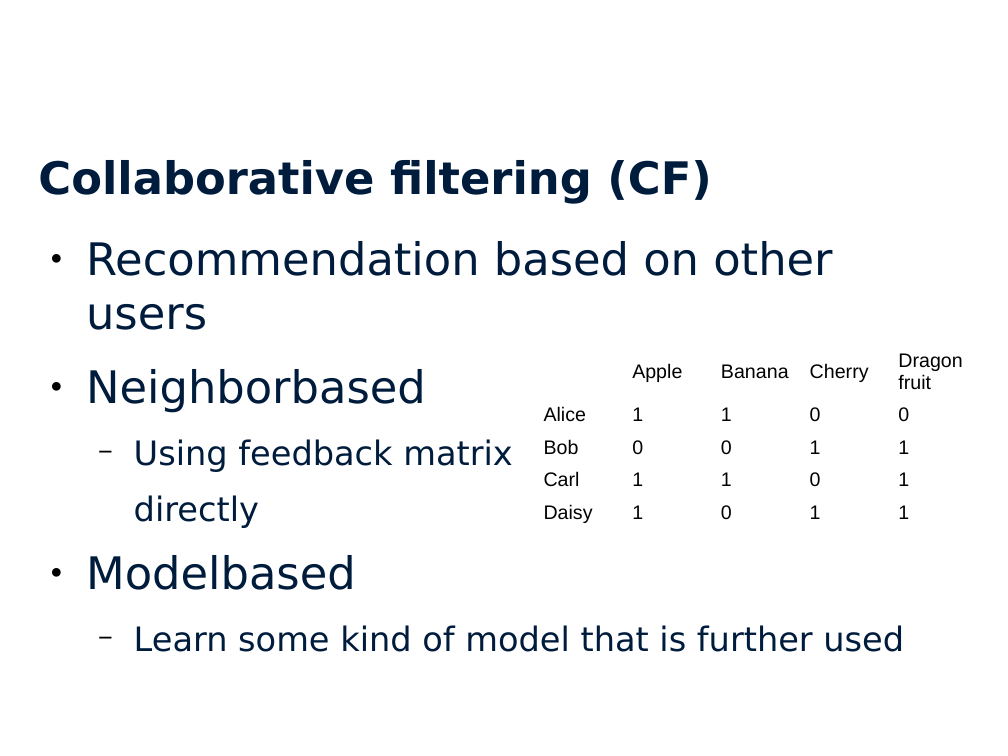
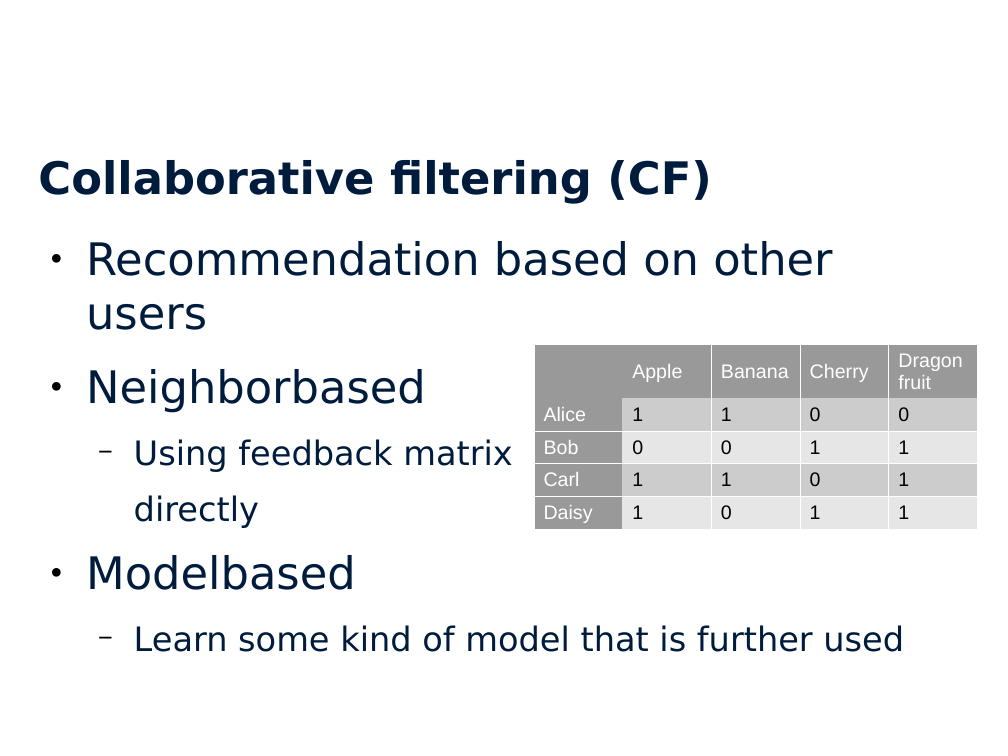
Before and after one commit to stedeck/MasterThesis, a slide deck: slide 14 of presentations/master.odp. Drawn at 1008x756 pixels with LibreOffice and Linux fonts; fonts in the diff are those of the drawing; background and template pictures are left out. Boxes give left, top, right and bottom in pixels: in the first picture for what was removed or moved away, otherwise in the second. Text is boxed around its words. In the diff, an @@ line names an element or a change of style, - is before the commit and + after.

Commit message:
Minor fixes

```diff
--- a/presentations/master.odp
+++ b/presentations/master.odp
@@ table at <box>533,344,977,528</box> @@
@@ fill none to #999999 in 8 cells @@
@@ fill none to #CCCCCC in 8 cells @@
@@ fill none to #E6E6E6 in 8 cells @@
@@ text colour #000000 to #FFFFFF in "Apple", "Banana", "Cherry", "Dragon fruit" and 4 more places @@
```
Also in this commit, not shown: 5 other slides changed.
